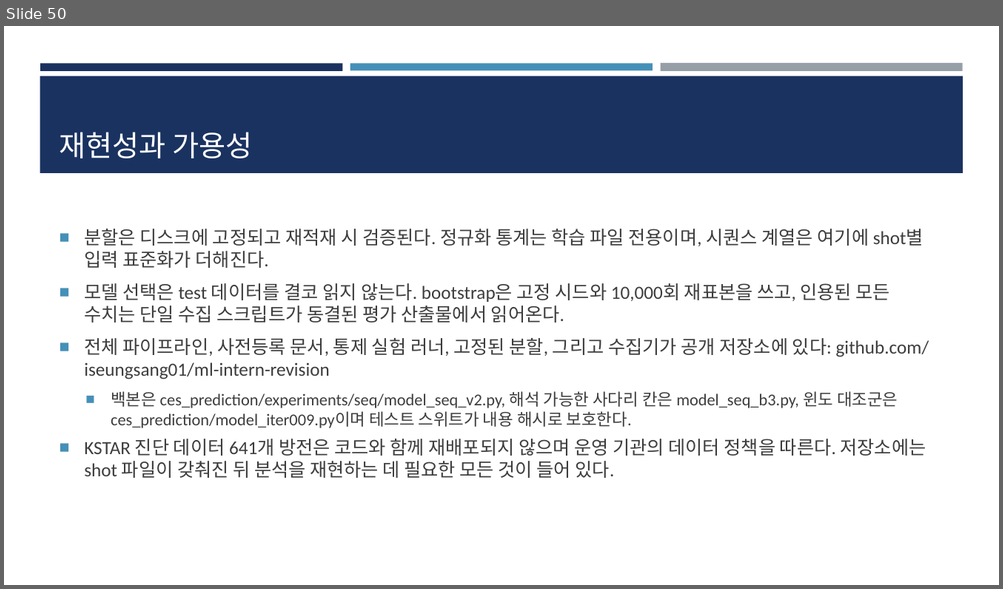
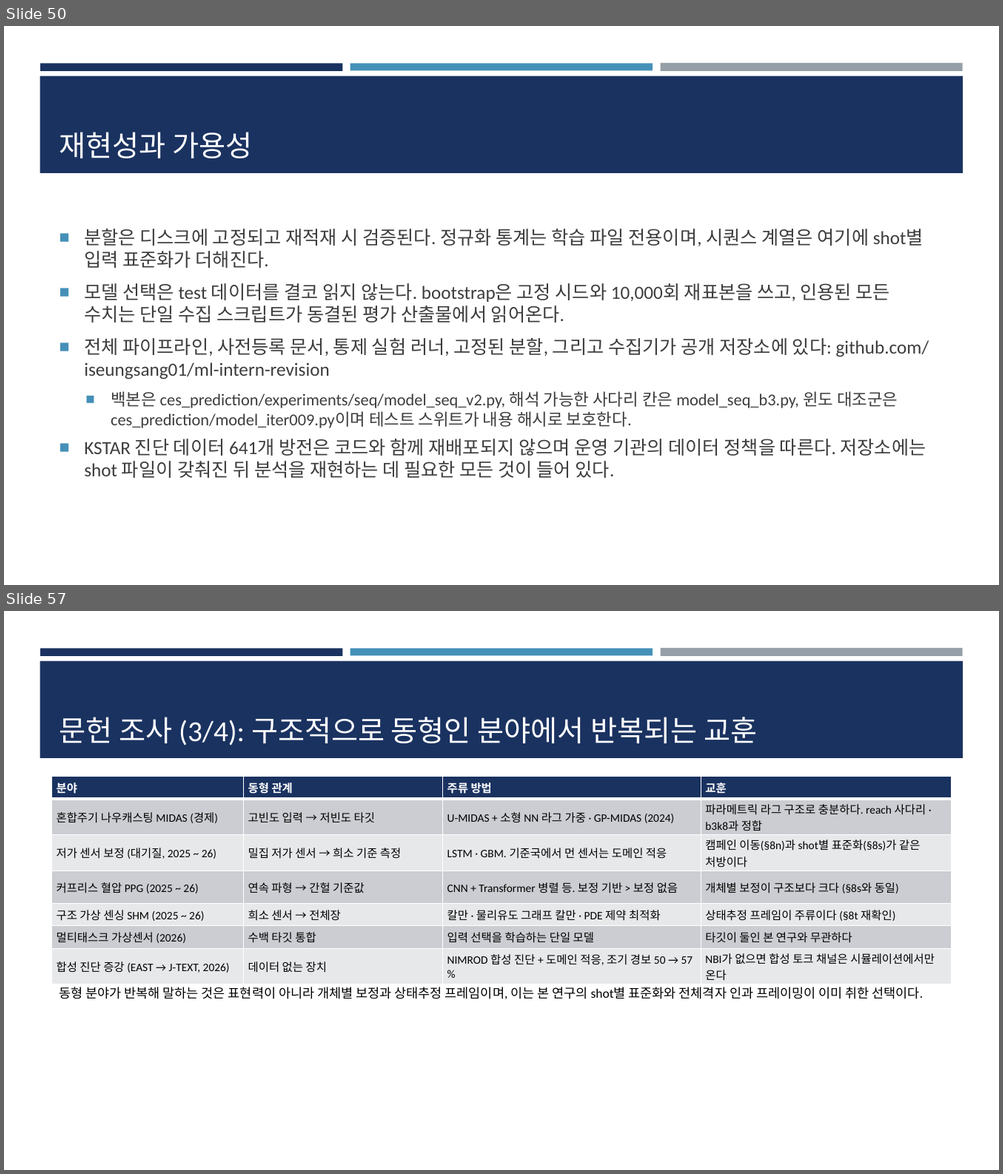
Before and after one commit to iseungsang01/ml-intern-revision, a slide deck: docs/presentation/KSTAR_CES_졸논정리_논문흐름.pptx. Shown one above the other, each under a label of ours: slide 50 before the commit, slides 50 and 57 after it; the slides between them are not shown. The pictures are 1003x589 and 1003x1174 pixels, drawn with LibreOffice and Linux fonts; fonts in the diff are those of the drawing. Boxes give left, top, right and bottom in pixels: in the first picture for what was removed or moved away, otherwise in the second. Text is boxed around its words. In the diff, an @@ line names an element or a change of style, - is before the commit and + after.

```diff
--- a/docs/presentation/KSTAR_CES_졸논정리_논문흐름.pptx
+++ b/docs/presentation/KSTAR_CES_졸논정리_논문흐름.pptx
@@ slide 57 added at (x1=4, y1=611, x2=999, y2=1170), background #FFFFFF; not listed: 4 template elements that a slide beside it also shows @@
@@ title added at (x1=60, y1=717, x2=757, y2=746), 28 pt, text #FFFFFF @@
+문헌 조사 (3/4): 구조적으로 동형인 분야에서 반복되는 교훈
@@ table added at (x1=52, y1=777, x2=951, y2=984), 7 rows, 4 columns @@
+분야 | 동형 관계 | 주류 방법 | 교훈
+혼합주기 나우캐스팅 MIDAS (경제) | 고빈도 입력 → 저빈도 타깃 | U-MIDAS + 소형 NN 라그 가중 · GP-MIDAS (2024) | 파라메트릭 라그 구조로 충분하다. reach 사다리 · b3k8과 정합
+저가 센서 보정 (대기질, 2025 ~ 26) | 밀집 저가 센서 → 희소 기준 측정 | LSTM · GBM. 기준국에서 먼 센서는 도메인 적응 | 캠페인 이동(§8n)과 shot별 표준화(§8s)가 같은 처방이다
+커프리스 혈압 PPG (2025 ~ 26) | 연속 파형 → 간헐 기준값 | CNN + Transformer 병렬 등. 보정 기반 > 보정 없음 | 개체별 보정이 구조보다 크다 (§8s와 동일)
+구조 가상 센싱 SHM (2025 ~ 26) | 희소 센서 → 전체장 | 칼만 · 물리유도 그래프 칼만 · PDE 제약 최적화 | 상태추정 프레임이 주류이다 (§8t 재확인)
+멀티태스크 가상센서 (2026) | 수백 타깃 통합 | 입력 선택을 학습하는 단일 모델 | 타깃이 둘인 본 연구와 무관하다
+합성 진단 증강 (EAST → J-TEXT, 2026) | 데이터 없는 장치 | NIMROD 합성 진단 + 도메인 적응, 조기 경보 50 → 57 % | NBI가 없으면 합성 토크 채널은 시뮬레이션에서만 온다
@@ text added at (x1=59, y1=987, x2=923, y2=999), 12.5 pt, text #000000 @@
+동형 분야가 반복해 말하는 것은 표현력이 아니라 개체별 보정과 상태추정 프레임이며, 이는 본 연구의 shot별 표준화와 전체격자 인과 프레이밍이 이미 취한 선택이다.
```
Also in this commit, not shown: 8 other slides added, 8 other files.
